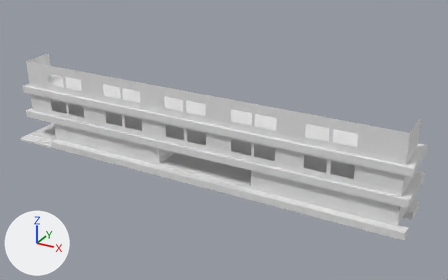
An edit to the Blender file Assets/Modelos/ Archivos .blend/edificio1.blend, drawn before and after from the same camera.
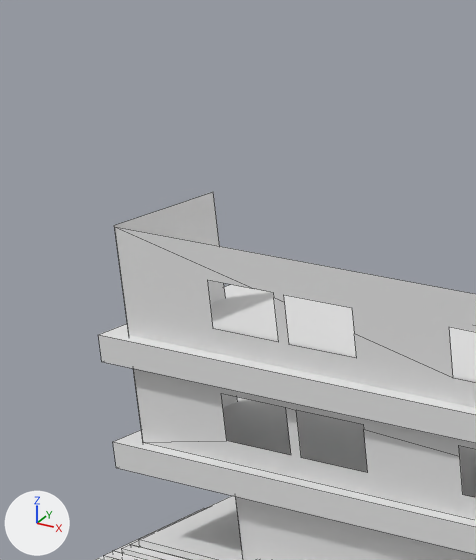
There are two pictures of each version: one whole from a camera (50 mm lens) standing at (40.7, -62.3, 39.8) and looking at (2.5, 7.0, 5.1), one close up on the part from 0% to 24% of the width and 3% to 49% of the height. Arrows for +X, +Y and +Z are at lower left; the lights stay in place. The close-ups show mesh edges as thin lines. Materials are left out; every surface is plain grey.

Objects in the first close-up: 'Cube.002', 'Plane.003', 'Plane.007', 'edificio', 'viga', 'viga2'.
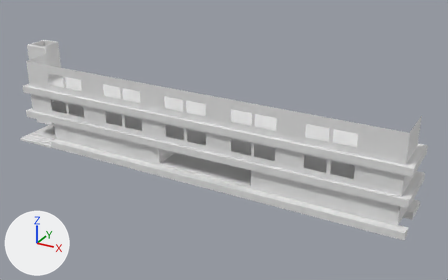
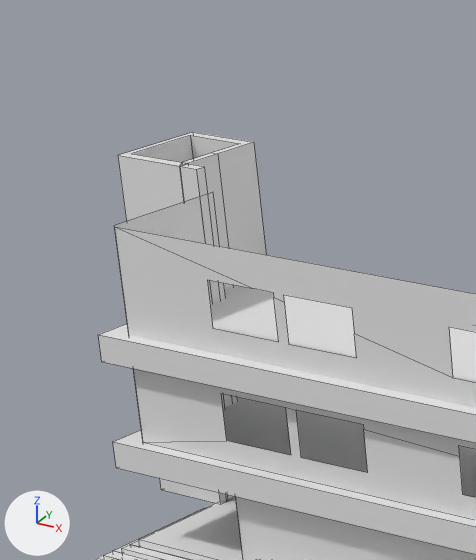
Boxes [x1, y1, x2, y2] around the edits, measured in the close-ups (476 x 560 px):
'escalerasMuro', added: after [118, 132, 266, 503]
'escalerasMuro2', added: after [180, 164, 233, 407]
'escalerasEscalas', added: after [228, 495, 235, 500]

What changed in the scene script:
```text
Add me_cube:
    me_cube.from_pydata(...)  # 64 vertices, 44 faces; spans x -1.0..1.0, y -1.0..1.0, z -1.0..1.0
Add me_cube_015:
    me_cube_015.from_pydata(...)  # a box spanning x -1.0..1.0, y -1.0..1.0, z -1.0..1.0
Add me_cube_007_1:
    me_cube_007_1.from_pydata(...)  # a box spanning x -1.0..-0.19, y -1.0..1.0, z -1.31..4.75
Add ob_escalerasescalas:
    ob_escalerasescalas = bpy.data.objects.new('escalerasEscalas', me_cube_015)
    ob_escalerasescalas.parent = ob_escalerasmuro
    ob_escalerasescalas.matrix_parent_inverse = Matrix(((0.667, 0.0, 0.0, 0.0), (0.0, 0.667, 0.0, 0.0), (0.0, 0.0, 0.154, 0.0), (0.0, 0.0, 0.0, 1.0)))
    ob_escalerasescalas.location = (0.634, 1.299, -6.328)
    ob_escalerasescalas.scale = (0.603, 0.2, 0.173)
    _m = ob_escalerasescalas.modifiers.new('Array', 'ARRAY')
    _m.count = 5
    _m.constant_offset_displace = (0.0, 0.0, 0.0)
    _m.relative_offset_displace = (0.0, -1.0, 1.0)
Add ob_escalerasmuro:
    ob_escalerasmuro = bpy.data.objects.new('escalerasMuro', me_cube)
    ob_escalerasmuro.location = (-31.01, 8.38, 7.71)
    ob_escalerasmuro.rotation_euler = (0.0, 0.0, 4.712)  # degrees (0, 0, 270)
    ob_escalerasmuro.scale = (1.89, 1.5, 6.5)
Add ob_escalerasmuro2:
    ob_escalerasmuro2 = bpy.data.objects.new('escalerasMuro2', me_cube_007_1)
    ob_escalerasmuro2.parent = ob_escalerasmuro
    ob_escalerasmuro2.matrix_parent_inverse = Matrix(((0.0, -0.528, 0.0, 4.425), (0.667, 0.0, 0.0, 20.67), (0.0, 0.0, 0.154, -1.187), (0.0, 0.0, 0.0, 1.0)))
    ob_escalerasmuro2.location = (-28.51, 6.683, 7.076)
    ob_escalerasmuro2.scale = (1.02, 0.2, 1.5)
```
